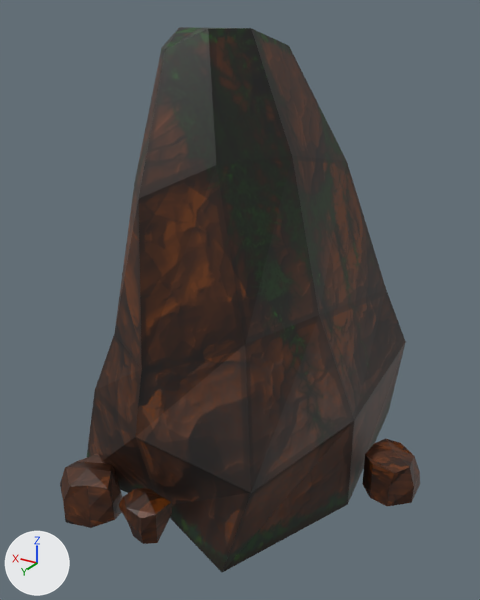
A saved change to the Blender file _temporary/low poly rock/lowpoly_rocks1.blend.
Camera for both pictures: a 50 mm camera at (-3.26, 5.46, 4.51) aimed at (-0.18, 0.34, 1.95). Every picture has the same lights, and +X, +Y and +Z are marked at lower left.
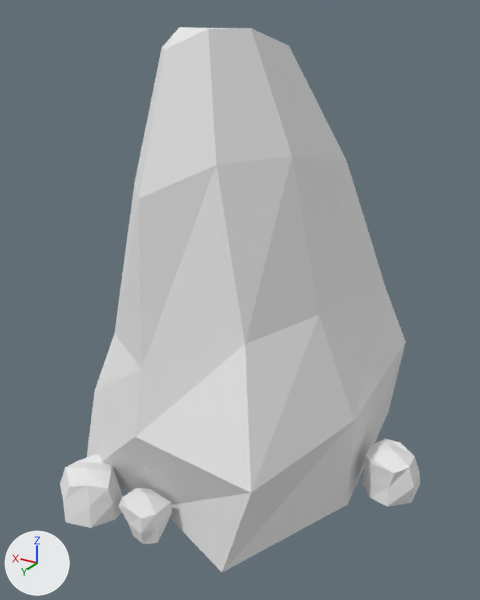
What the commit changed:
Material 'rock' (mat_rock) is new.
Its base color is (0.8, 0.8, 0.8) (white #e7e7e7).
me_cube_004 has 26 vertices, 24 faces and spans x -1.58..1.33, y -1.71..1.54, z -1.0..1.21.
me_cube_004 no longer uses material mat_back_bmp (picture img_back_bmp).
me_cube_004 now uses material mat_rock (white #e7e7e7).
me_cube_003 has 42 vertices, 40 faces and spans x -1.61..1.15, y -2.02..1.4, z -1.0..3.43.
me_cube_003 no longer uses material mat_back_bmp (picture img_back_bmp).
me_cube_003 now uses material mat_rock (white #e7e7e7).
me_cube_000 has 52 vertices, 48 faces and spans x -1.15..1.42, y 2.44..4.09, z -4.83..-3.86.
me_cube_000 no longer uses material mat_back_bmp (picture img_back_bmp).
me_cube_000 now uses material mat_rock (white #e7e7e7).

Boxes (x1, y1, x2, y2) around the edits, measured in the pictures (480 x 600 px):
'Cube.003', recoloured: (87, 27, 406, 572) in both
'Cube.002', recoloured (brown to white): (60, 454, 172, 544) in both
'Cube.004', recoloured (brown to white): (362, 438, 420, 506) in both
